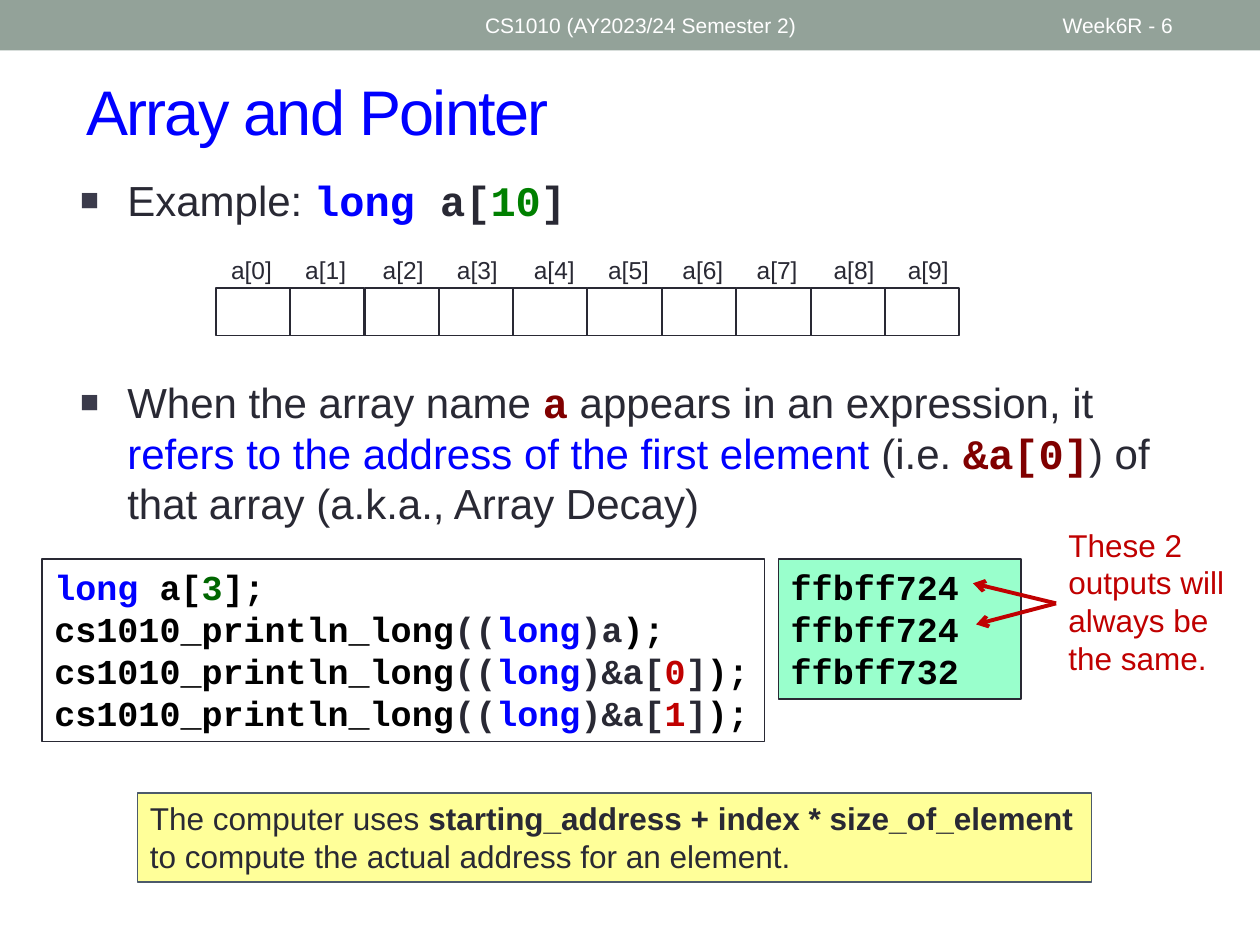
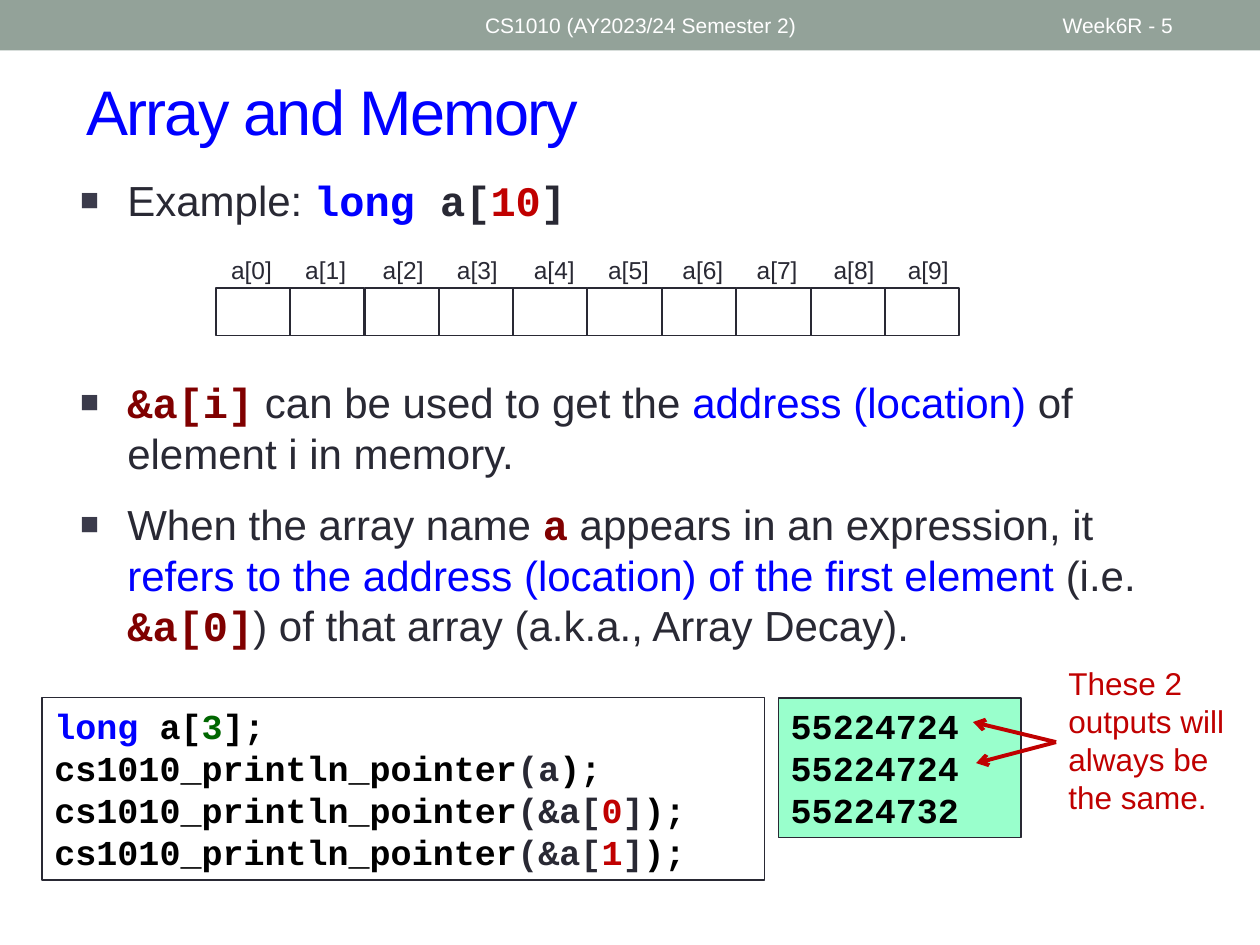
Before and after one commit to nus-cs1010-2425-s2/website, a slide deck: slide 5 of slides/Week6_Recap.pptx (slide 6 before the commit). Drawn at 1260x945 pixels with LibreOffice and Linux fonts; fonts in the diff are those of the drawing. Boxes give left, top, right and bottom in pixels: in the first picture for what was removed or moved away, otherwise in the second. Text is boxed around its words. In the diff, an @@ line names an element or a change of style, - is before the commit and + after.

```diff
--- a/slides/Week6_Recap.pptx
+++ b/slides/Week6_Recap.pptx
@@ page number at box(1063, 18, 1173, 33): text changed @@
-Week6R - 6
+Week6R - 5
@@ title at box(86, 89, 578, 146): text changed @@
-Array and Pointer
+Array and Memory
@@ text "Example: long a[10]" at box(127, 185, 566, 225): text colour #008000 to #C00000 in "a[10]" @@
@@ text at box(127, 387, 1136, 650): text changed @@
-■ When the array name a appears in an expression, it refers to the address of the first element (i.e. &a[0]) of that array (a.k.a., Array Decay)
+■ &a[i] can be used to get the address (location) of element i in memory.
+■ When the array name a appears in an expression, it refers to the address (location) of the first element (i.e. &a[0]) of that array (a.k.a., Array Decay).
@@ rectangle removed at box(779, 559, 1022, 699) @@
-ffbff724
-ffbff724
-ffbff732
@@ text "These 2 outputs will always ...": place and size @@
-text "These 2 outputs will always ..." at box(1068, 534, 1224, 671)
+text "These 2 outputs will always ..." at box(1068, 672, 1224, 810)
@@ rectangle "long a[3];": place and size @@
-rectangle "long a[3];" at box(42, 559, 764, 742)
+rectangle "long a[3];" at box(42, 698, 764, 881)
@@ rectangle added at box(779, 698, 1022, 838), fill #99FFCC, outline #292934 0.75 pt, 20 pt, text #000000, bold @@
+55224724
+55224724
+55224732
@@ arrow moved from (1056, 604) - (976, 625) to (1056, 742) - (973, 722) @@
@@ arrow moved from (1056, 604) - (973, 583) to (1056, 742) - (976, 764) @@
@@ text in rectangle at box(54, 756, 685, 873): text changed @@
-cs1010_println_long((long)a);
-cs1010_println_long((long)&a[0]);
-cs1010_println_long((long)&a[1]);
+cs1010_println_pointer(a);
+cs1010_println_pointer(&a[0]);
+cs1010_println_pointer(&a[1]);
@@ rectangle removed at box(137, 793, 1091, 882) @@
-The computer uses starting_address + index * size_of_element to compute the actual address for an element.
```
Also in this commit, not shown: 2 other slides changed, 3 slides added, 6 slides removed, 8 other files.
